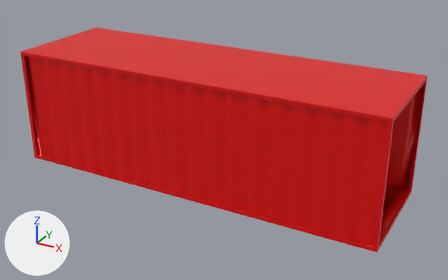
One commit to the FBX model Assets/Original_assets/Container.fbx: the scene before it, then after it.
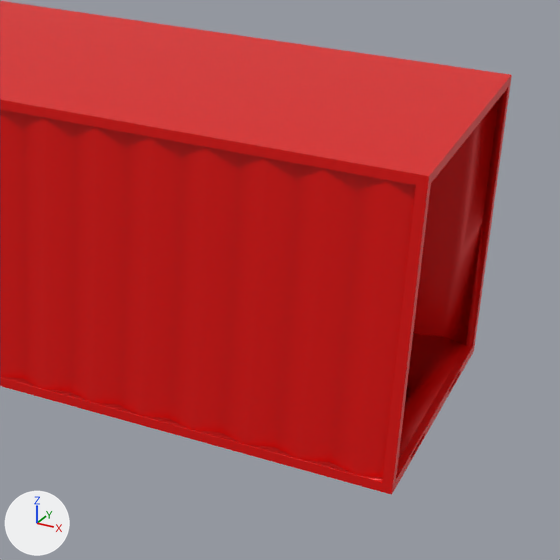
Old and new are each drawn whole from a 50 mm camera at (24.2, -42.0, 25.4) aimed at (1.2, -0.1, 4.5) and again close up on the part from 47% to 100% of the width and 16% to 100% of the height. Arrows for +X, +Y and +Z are at lower left; the lights stay in place. The first two pictures are the older version. Where no turn or scale is listed for an object, it has been applied to the vertices.

Names of what the first close-up shows: 'Container'.
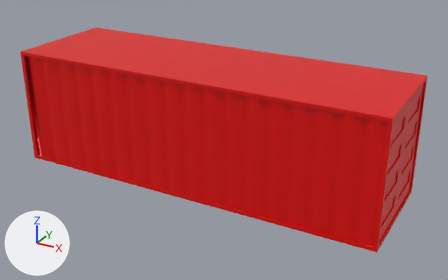
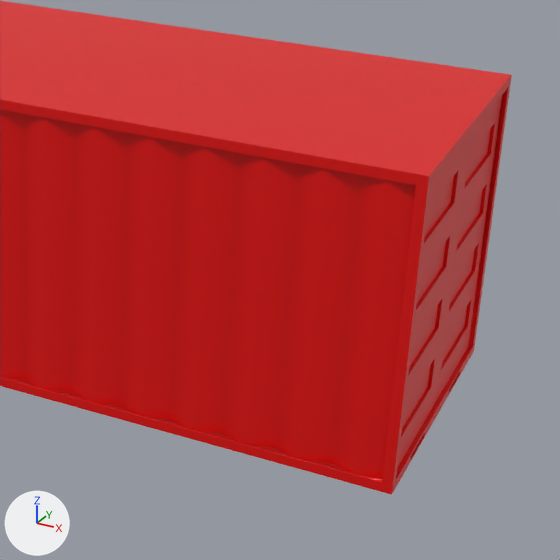
Changed parts and their boxes [x1, y1, x2, y2] in the close-ups (560 x 560 px):
```json
{"object": "Cube.007", "change": "added", "after": [397, 139, 467, 468], "on screen": "red"}
{"object": "Cube.013", "change": "added", "after": [433, 96, 502, 406], "on screen": "red"}
```

Edits to the scene script, one JSON object a line:
```json
{"op": "add", "block": "me_cube_079", "code": ["me_cube_079 = bpy.data.meshes.new('Cube.079')", "me_cube_079.from_pydata(...)  # 64 vertices, 54 faces; spans x -0.1..0.1, y 0.0..4.68, z -4.68..4.68", "me_cube_079.materials.append(mat_metal_container)"]}
{"op": "add", "block": "me_cube_050", "code": ["me_cube_050 = bpy.data.meshes.new('Cube.050')", "me_cube_050.from_pydata(...)  # 64 vertices, 54 faces; spans x -0.1..0.1, y -4.68..0.0, z -4.68..4.68", "me_cube_050.materials.append(mat_metal_container)"]}
{"op": "add", "block": "ob_cube_007", "code": ["ob_cube_007 = bpy.data.objects.new('Cube.007', me_cube_079)", "ob_cube_007.location = (15.75, -4.68, 6.0)"]}
{"op": "add", "block": "ob_cube_013", "code": ["ob_cube_013 = bpy.data.objects.new('Cube.013', me_cube_050)", "ob_cube_013.location = (15.75, 4.68, 6.0)"]}
```
